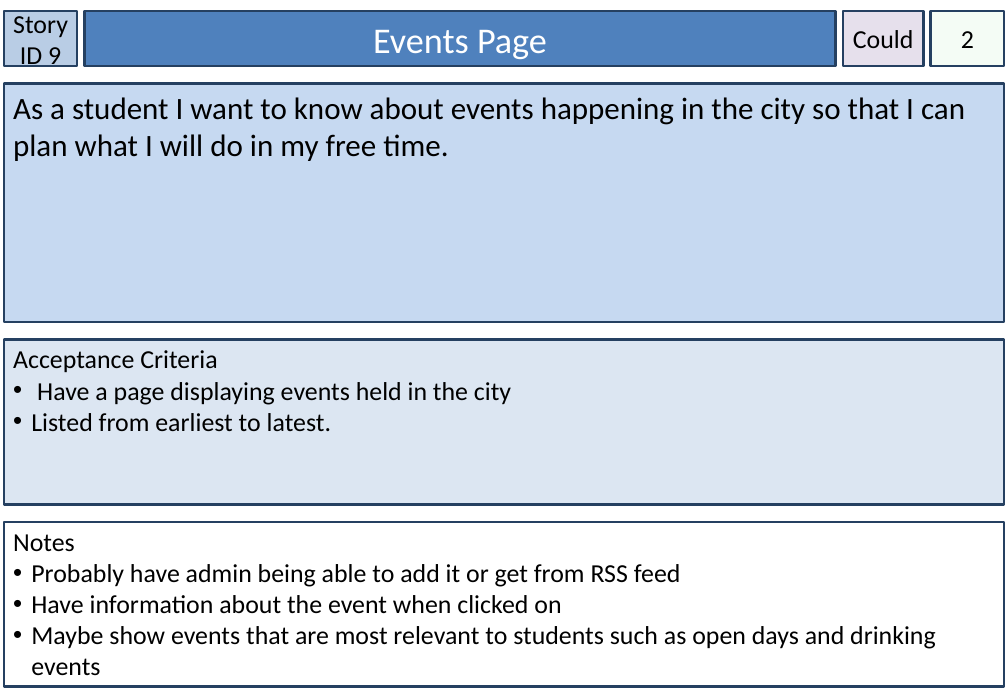
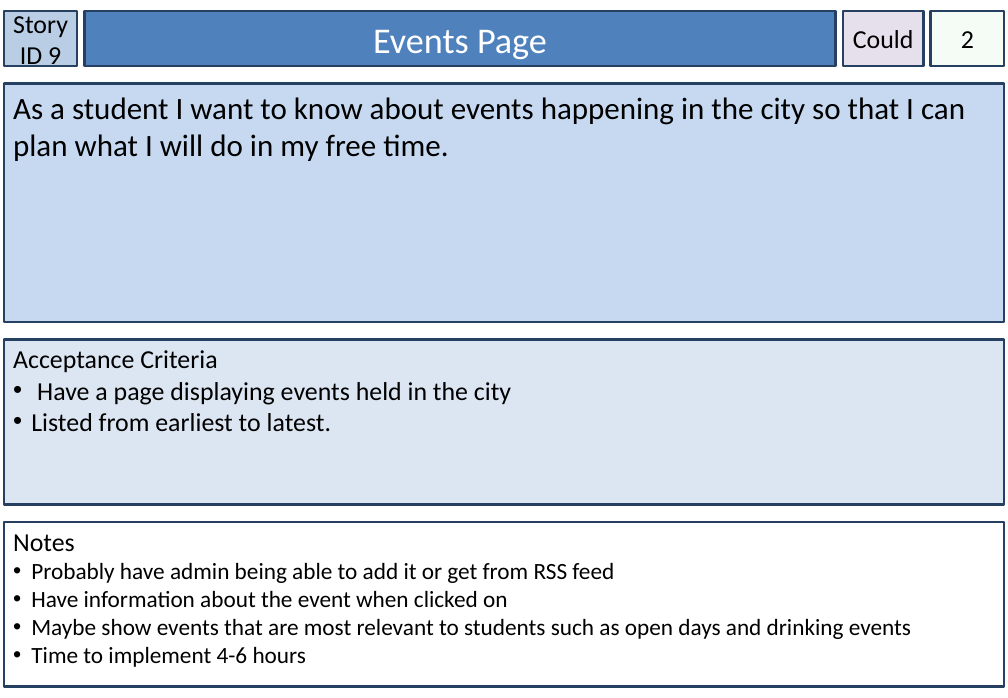
Before and after one commit to amckellar28/I-am-the-Scrub-Master, a slide deck: slide 10 of User Stories.pptx. Drawn at 1008x698 pixels with LibreOffice and Linux fonts; fonts in the diff are those of the drawing. Boxes give left, top, right and bottom in pixels: in the first picture for what was removed or moved away, otherwise in the second. Text is boxed around its words. In the diff, an @@ line names an element or a change of style, - is before the commit and + after.

```diff
--- a/User Stories.pptx
+++ b/User Stories.pptx
@@ text in rectangle at bbox=[31, 563, 911, 639]: size 20 to 18 pt in "Probably have admin being able to add ...", "Have information about the event when clicked ...", "Maybe show events that are most relevant ..." @@
@@ text in rectangle at bbox=[31, 647, 306, 667]: paragraph added @@
+• Time to implement 4-6 hours
```
Also in this commit, not shown: 7 other slides changed.
